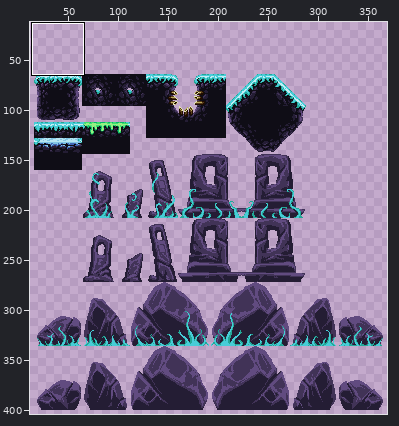
A pixel-art file gets an edit: Assets/Maps/Tiletsets/akubi_tileset_1.aseprite. Above: a wide view before the commit, with the close-up outlined.
Close-up. First the earlier version:
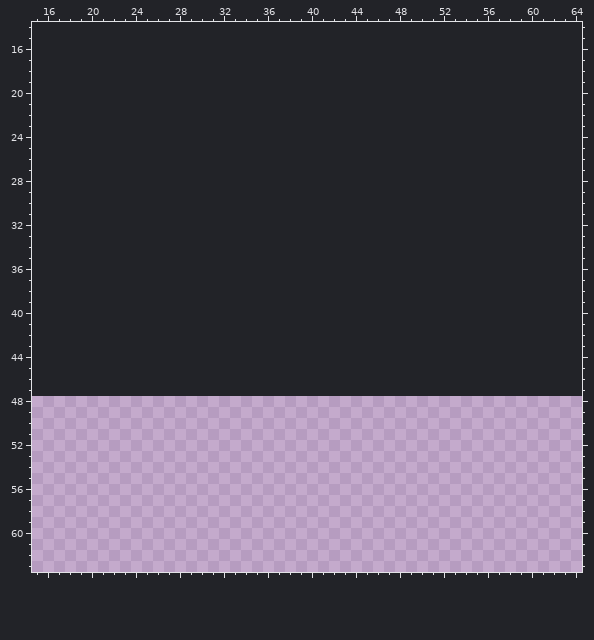
496x372 pixels, 1 frame. Shown: x 15..64, y 14..63. The old version is drawn lined up with the new one, on the new canvas. The wide view leaves out empty margins. The commit also changed other parts of the picture, which this record leaves out.
And afterwards:
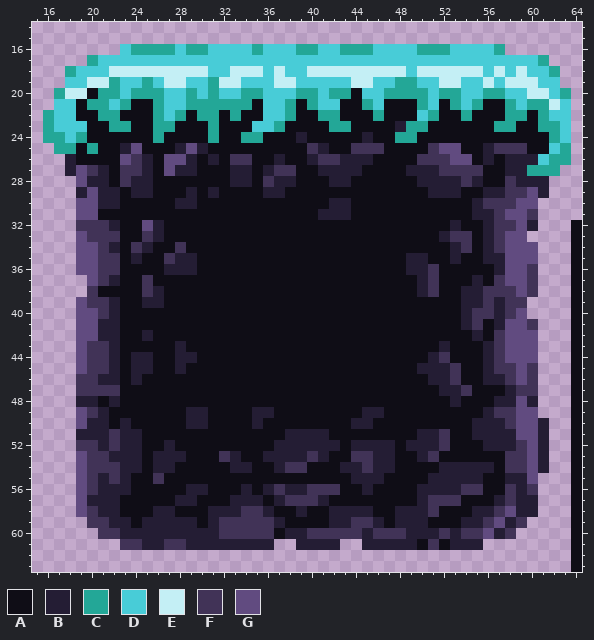
Palette (. is transparent): A #0f0d16  B #241d34  C #23a797  D #48ccd7  E #c4eff5  F #413357  G #614b80
From old to new:
canvas 496x372 -> 496x416, the old top-left corner now at 0,48 (the part of the old canvas that was cut away was empty and is not shown)
Changed rows in their new state; - is an unchanged pixel.
first column x 16:
16 -------DCCCCDCCDDDDCDDDCCDDCCCDDDDCCCDDDDC-------
17 ----CDDDDDDDDDDDDDDDDDDDDDDDDDDDDDDDDDDDDDDDDC---
18 --CDDDEEEEEEEEEDDEEEDEDDEEEEEEEEEDEEEEEEDEDEDDC--
19 --DDEECDDCDEEDDCEEDDDEEDDDDDEEDDCCDDEEDDEDEEEDD--
20 -CEEACCDCCCDDCDCDDCCDDDCCDCCADDCCCCDCCDDCCDDEEDC-
21 -DDACCDCAACDDCCCCCCADDCACDDAACDAAACDACDCAACDCCED-
22 CDDAACCAAACDCACCACAADDCAACCAAACAAADCAACAAACCACDD-
23 CDDDAACCAACCAAACAAADDCAAAACCAAAABCCAAAAAACCAACCD-
24 CCDCAAAAAACAAAACAACCAAABAAAAABAACCAAAAAAAAAAAACD-
25 -CCACAABGAAABGBAAAAAAAAAFBAAFFFAAAAFGGAABFFFAADC-
26 --BAAAAGFBAGGBABAFFAABAABFFBBBAAAAFFFGGABABBBDCC-
27 --BGFBAFFBAGBBAAABBABFFAABBBBAAAABBBFFFFAABBCCC--
28 ---GBBAFBBAAAAAAABBAFBBAAABBAAAAAABBBBFBAAFBBB---
29 ---BGBBABBAAABABAAAABBAAAAAAAAAAAAABBBAABBFFGB---
30 ---GGBBAAAAABBAAAAAAAAAAAABBAAAAAAAAAAABFFFGG----
31 ---GGAAAAAAAAAAAAAAAAAAAABBBAAAAAAAAAAABBFGGF----
32 ---FFFBAAGBAAAAAAAAAAAAAAAAAAAAAAAAAABAABFFGB---A
33 ---GFFFAAFBAAAAAAAAAAAAAAAAAAAAAAAAABFFABFGG----A
34 ---GGFBAFBAAFAAAAAAAAAAAAAAAAAAAAAAAABFABFGGG---A
35 ---GGFFABAAFBBAAAAAAAAAAAAAAAAAAABBAABAABBGGG---A
36 ---GGFFAAAABBBAAAAAAAAAAAAAAAAAAABBFAAAAABGGF---A
37 ----GFBAAFAAAAAAAAAAAAAAAAAAAAAAAABFAAABAFGGF---A
38 ----FAAAAFBAAAAAAAAAAAAAAAAAAAAAAABFAABBFFFGF---A
39 ---GFFBAABBAAAAAAAAAAAAAAAAAAAAAAAAAAABBFBFF----A
40 ---GGFBAAAAAAAAAAAAAAAAAAAAAAAAAAAAAAABFFBFG----A
41 ---GGBBAAAAAAAAAAAAAAAAAAAAAAAAAAAAAAABFABGGF---A
42 ---GGBBAABAAAAAAAAAAAAAAAAAAAAAAAAAAAAABAFGGG---A
43 ---GFFBAAAAABAAAAAAAAAAAAAAAAAAAAAAABAAABFGGG---A
44 ---GFFBABBAABBAAAAAAAAAAAAAAAAAAAAABFAAABFGGG---A
45 ---GFFBABBAABAAAAAAAAAAAAAAAAAAAAABBBFAABFFGF---A
46 ---FFBBABAAAAAAAAAAAAAAAAAAAAAAAAAABBFAABBFGF---A
47 ---FFFFAAAAAAAAAAAAAAAAAAAAAAAAAAAAABBFAAABFF---A
48 ---BBABAAAAAAAAAAAAAAAAAAAAAAAAAAAAAABAAABBGB---A
49 ---GFBAAAAAAABBAAAABBAAAAAAAABBAAAAAAAAABFFGG---A
50 ---GBBABAAAAABBAAAABAAAAAAAABBAAAAAAAAABBBFGGB--A
51 ---BBBFBBAAAAAAAAAAAAABBBBAAAAAAAABBFAABBBBGGB--A
52 ---FFBFBBAABAAAAAAAAABBBBBBABBBBABBBFAAABBBFGB--A
53 ---GFFBBBABBBAAAFBAABBBBFBAAFFBBAABFAAAAAAFFGB--A
54 ---GFFFBBABBAAAAABBAABFFAAABBFBBAAAABBBBBAFFGB--A
55 ---GFBFBAAFAAAAAAAAAAAAAAAAABBBAAAABBBBBAABBG---A
56 ---GFBBBAAAAABBAAABABFBBFFFAABAAAABBBBFFAAFBF---A
57 ---GBBBAAAAABBAAABBBABFFFBAAAAAAAABFFFAAABFBB---A
58 ---GFBBAAABBAAABBBFFBAABAABBBBAABBBFAAABBFGBB---A
59 ----FFBBABBBBBABFFFFFBAAAABBFFBABBBAAABBFGBF----A
60 -----FFBBBBBBBBBFFFFFABBFFFFFBFFFBBBFBFFGBF-----A
61 -------FFBBFFBBBBBBBB--BBBB--BBBBBAFABBB--------A
62 ------------------------------------------------A
63 ------------------------------------------------A
